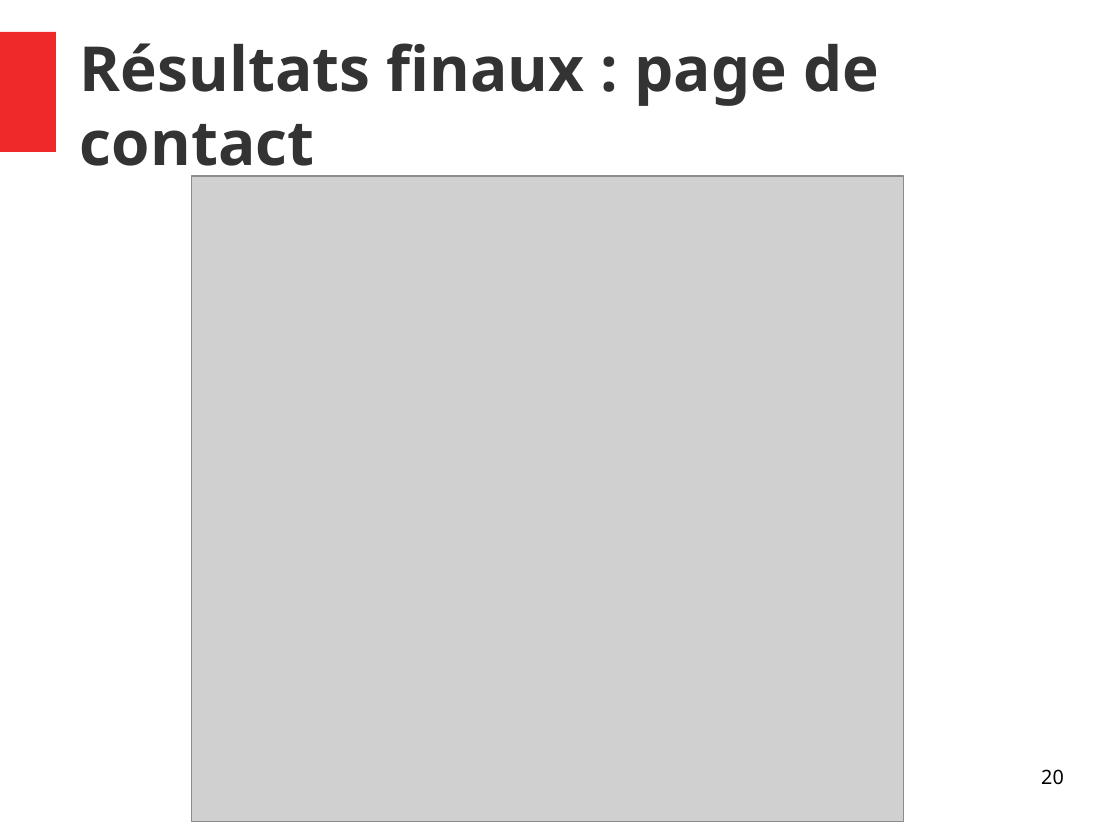
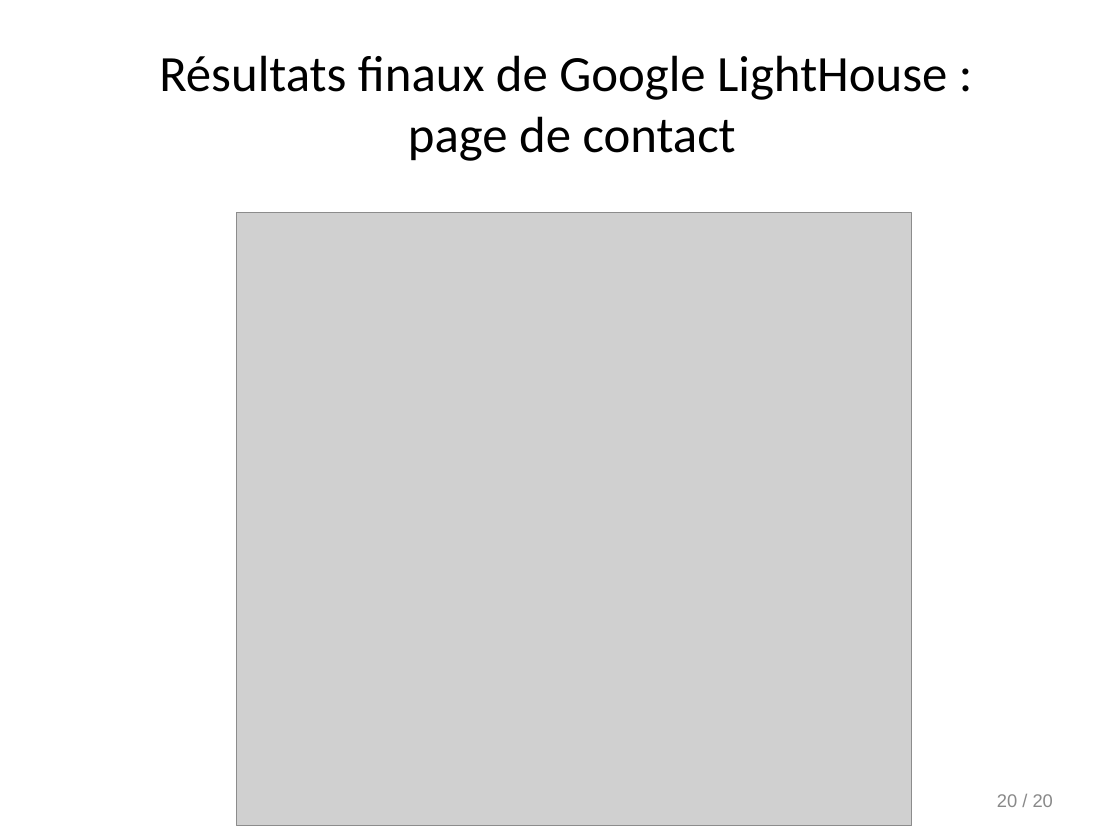
Before and after one commit to Doppler123/OPC_P4_La_Panthere, a slide deck: slide 20 of audit/Rapport.odp. Drawn at 1120x840 pixels with LibreOffice and Linux fonts; fonts in the diff are those of the drawing; grey boxes stand for pictures. Boxes give left, top, right and bottom in pixels: in the first picture for what was removed or moved away, otherwise in the second. Text is boxed around its words. In the diff, an @@ line names an element or a change of style, - is before the commit and + after.

```diff
--- a/audit/Rapport.odp
+++ b/audit/Rapport.odp
@@ rectangle removed at (x1=0, y1=32, x2=56, y2=151) @@
@@ title at (x1=159, y1=55, x2=947, y2=161): text changed; size 44 to 36 pt; font Noto Sans to Calibri; text colour #333333 to #000000; bold off @@
-Résultats finaux : page de contact
+Résultats finaux de Google LightHouse :
+page de contact
@@ picture resized from (x1=192, y1=176, x2=905, y2=821) to (x1=236, y1=212, x2=912, y2=825) @@
@@ page number at (x1=997, y1=794, x2=1053, y2=807): vertical alignment top to middle @@
@@ page number at (x1=997, y1=794, x2=1053, y2=807): text changed; size 14 to 13 pt; font Noto Sans to Arial; text colour #000000 to #898989 @@
-20
+20 / 20
```
Also in this commit, not shown: 19 other slides changed, 1 other file.
